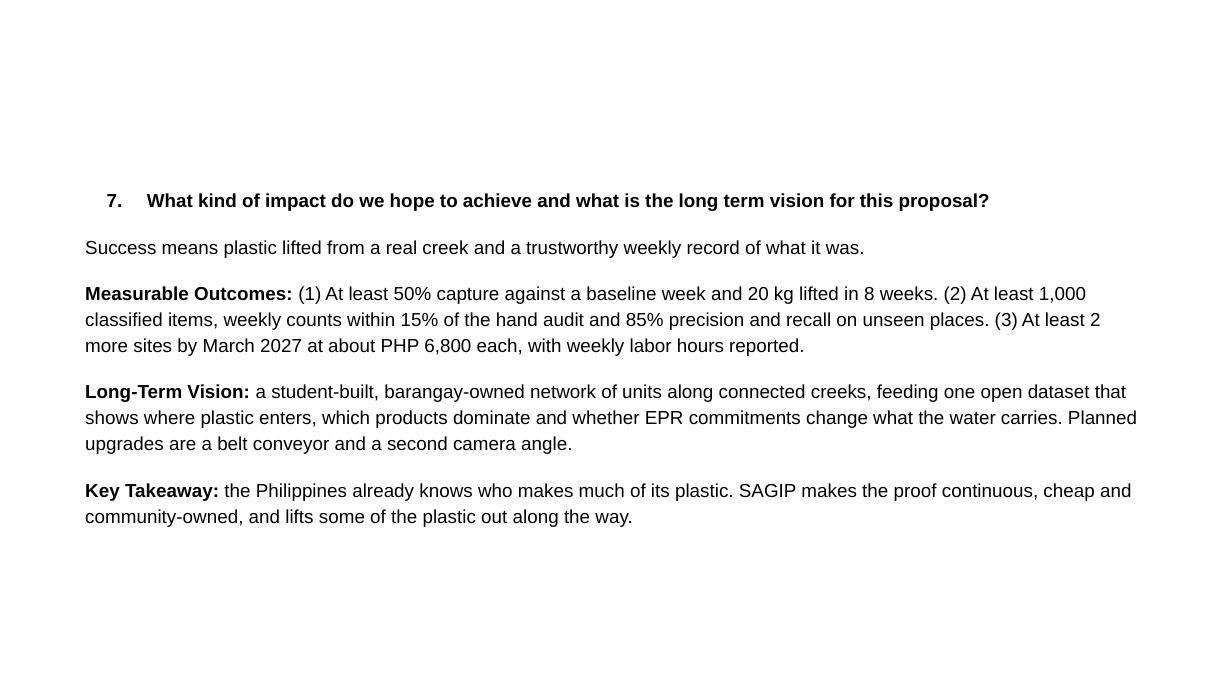
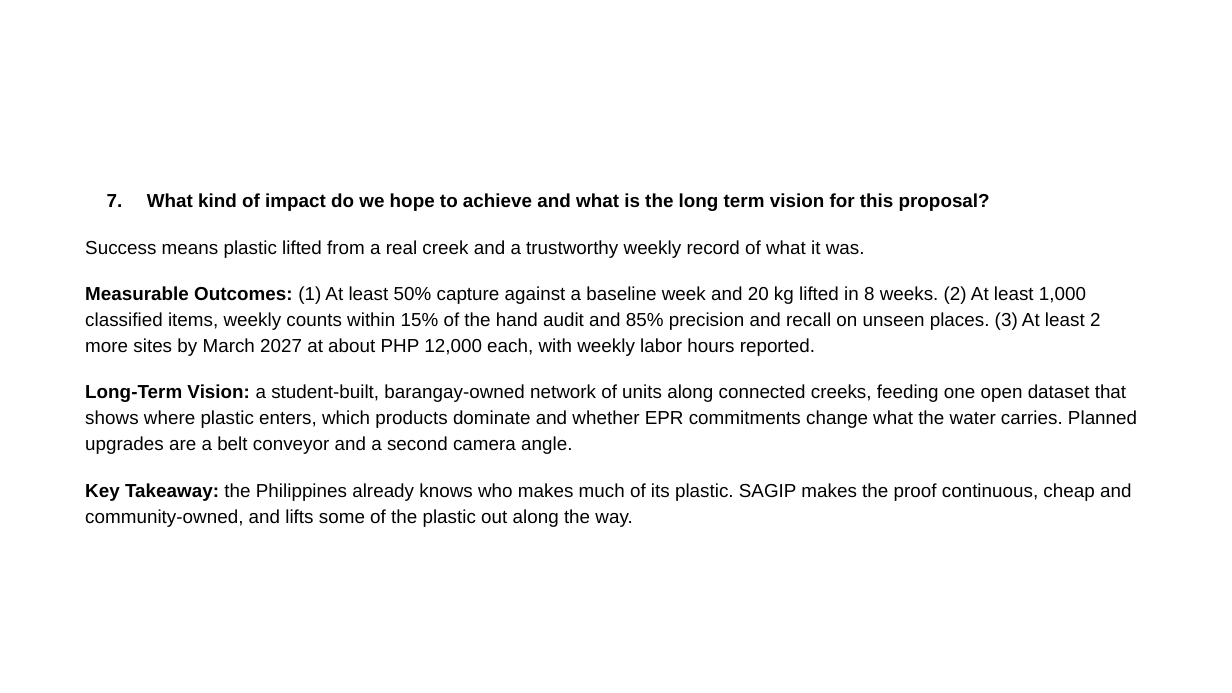
Before and after one commit to tmommu/research, a slide deck: slide 6 of sft_entry/SAGIP_SFT2026_Entry_PPT.pptx. Drawn at 1232x693 pixels with LibreOffice and Linux fonts; fonts in the diff are those of the drawing; background and template pictures are left out. Boxes give left, top, right and bottom in pixels: in the first picture for what was removed or moved away, otherwise in the second. Text is boxed around its words. In the diff, an @@ line names an element or a change of style, - is before the commit and + after.

```diff
--- a/sft_entry/SAGIP_SFT2026_Entry_PPT.pptx
+++ b/sft_entry/SAGIP_SFT2026_Entry_PPT.pptx
@@ text at [85,286,1100,356]: text changed @@
-Measurable Outcomes: (1) At least 50% capture against a baseline week and 20 kg lifted in 8 weeks. (2) At least 1,000 classified items, weekly counts within 15% of the hand audit and 85% precision and recall on unseen places. (3) At least 2 more sites by March 2027 at about PHP 6,800 each, with weekly labor hours reported.
+Measurable Outcomes: (1) At least 50% capture against a baseline week and 20 kg lifted in 8 weeks. (2) At least 1,000 classified items, weekly counts within 15% of the hand audit and 85% precision and recall on unseen places. (3) At least 2 more sites by March 2027 at about PHP 12,000 each, with weekly labor hours reported.
```
Also in this commit, not shown: 5 other slides changed, 16 other files.
